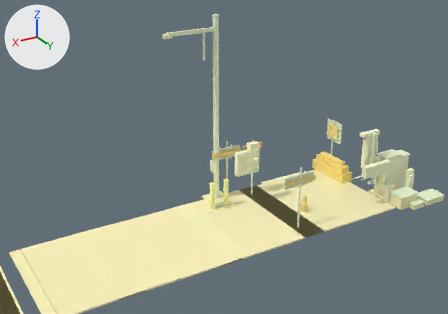
A saved change to the glTF model exports/gltf/scene_wet_road_braking.glb.
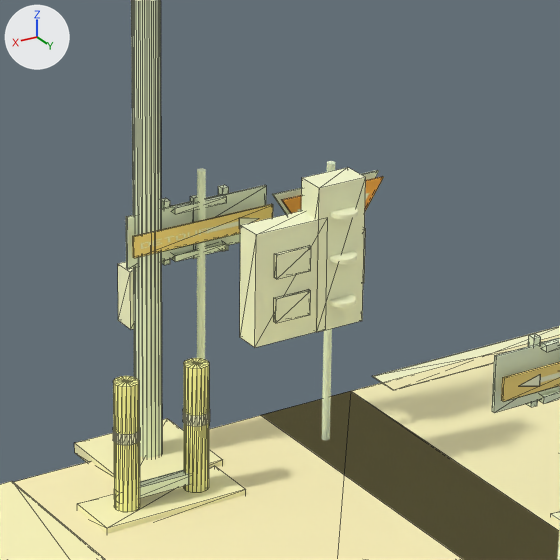
Each version is shown from a 50 mm camera at (13.19, 15.57, 10.31) aimed at (3.04, -1.34, 1.85), then close up on the part from 42% to 67% of the width and 34% to 70% of the height. The lights are fixed; the arrows at upper left show +X, +Y and +Z. The older version's two pictures come first. The close-ups show mesh edges as thin lines.

Names of what the first close-up shows: 'back_plate.003', 'base_pad', 'body', 'bollard_left', 'bollard_right', 'gutter', 'housing.002', 'housing.004', 'lane', 'pad.004', 'plate_base_00.003', 'pole' and 31 more.
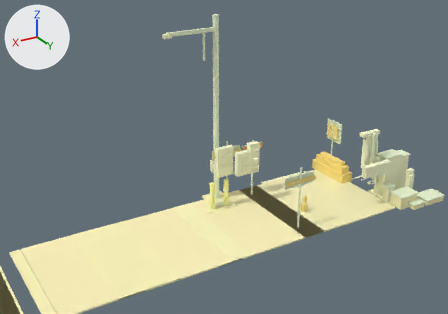
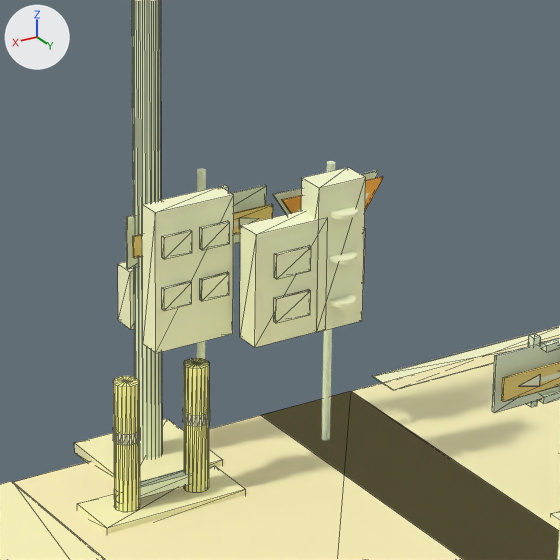
What differs and where, as boxes (x1, y1, x2, y2) in the close-ups (560 x 560 px):
'housing.005', added (beige)
    after: (142, 186, 234, 353)
'display_ped_red', added (beige)
    after: (162, 230, 192, 259)
'display_ped_white', added (beige)
    after: (200, 221, 230, 250)
'display_bike_yellow', added (beige)
    after: (162, 281, 192, 311)
'display_bike_green', added (beige)
    after: (200, 272, 229, 301)
'plate_base_00.003', unchanged, covered by the edit
    both: (132, 204, 273, 258)
'pole.004', unchanged, covered by the edit
    both: (197, 168, 206, 359)

What changed in the scene script:
```text
Add mat_mat_signal_ped_red_off:
    mat_mat_signal_ped_red_off = principled_material('mat_signal_ped_red_off')
    mat_mat_signal_ped_red_off.base_color = (0.971, 1.0, 0.662)  # beige #fcffd5
    mat_mat_signal_ped_red_off.roughness = 0.12
Add me_display_bike_green:
    me_display_bike_green.from_pydata(...)  # a box spanning x 2.8..3.02, y -1.19..-1.16, z 1.52..1.68
    me_display_bike_green.materials.append(mat_mat_signal_lens_green_off)  # beige #fcffd5
Add me_display_bike_yellow:
    me_display_bike_yellow.from_pydata(...)  # a box spanning x 3.1..3.32, y -1.19..-1.16, z 1.52..1.68
    me_display_bike_yellow.materials.append(mat_mat_signal_lens_yellow_off)  # beige #fcffd5
Add me_display_ped_white:
    me_display_ped_white.from_pydata(...)  # a box spanning x 2.8..3.02, y -1.19..-1.16, z 1.9..2.06
    me_display_ped_white.materials.append(mat_mat_signal_ped_white_off)  # beige #fcffd5
Add me_display_ped_red:
    me_display_ped_red.from_pydata(...)  # a box spanning x 3.1..3.32, y -1.19..-1.16, z 1.9..2.06
    me_display_ped_red.materials.append(mat_mat_signal_ped_red_off)  # beige #fcffd5
Add me_housing_005:
    me_housing_005.from_pydata(...)  # a box spanning x 2.75..3.37, y -1.37..-1.19, z 1.2..2.24
    me_housing_005.materials.append(mat_mat_signal_housing)  # beige #fdffd4
Add ob_display_bike_green:
    ob_display_bike_green = bpy.data.objects.new('display_bike_green', me_display_bike_green)
    ob_display_bike_green.location = (0.0, 0.0, 0.0)
Add ob_display_bike_yellow:
    ob_display_bike_yellow = bpy.data.objects.new('display_bike_yellow', me_display_bike_yellow)
    ob_display_bike_yellow.location = (0.0, 0.0, 0.0)
Add ob_display_ped_white:
    ob_display_ped_white = bpy.data.objects.new('display_ped_white', me_display_ped_white)
    ob_display_ped_white.location = (0.0, 0.0, 0.0)
Add ob_display_ped_red:
    ob_display_ped_red = bpy.data.objects.new('display_ped_red', me_display_ped_red)
    ob_display_ped_red.location = (0.0, 0.0, 0.0)
Add ob_housing_005:
    ob_housing_005 = bpy.data.objects.new('housing.005', me_housing_005)
    ob_housing_005.location = (0.0, 0.0, 0.0)
```
